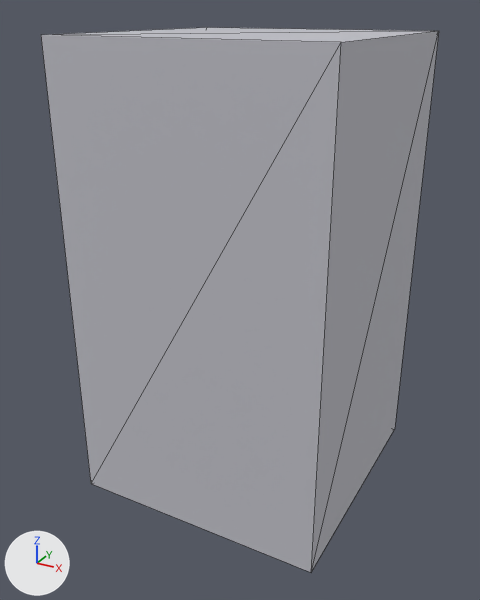
An edit to the glTF model public/engine-parts/mvp/v3-part-light-aufsatz-02.glb, drawn before and after from the same camera.
Before and after are seen from a camera (50 mm lens) standing at (0.453, -0.869, 0.381) and looking at (-0.01, -0.026, -0.04). The axes (+X, +Y, +Z) are drawn at lower left. The lights are the same throughout. The first picture is the older version. Mesh edges are drawn as thin lines.

The first picture shows 'light_aufsatz_02'.
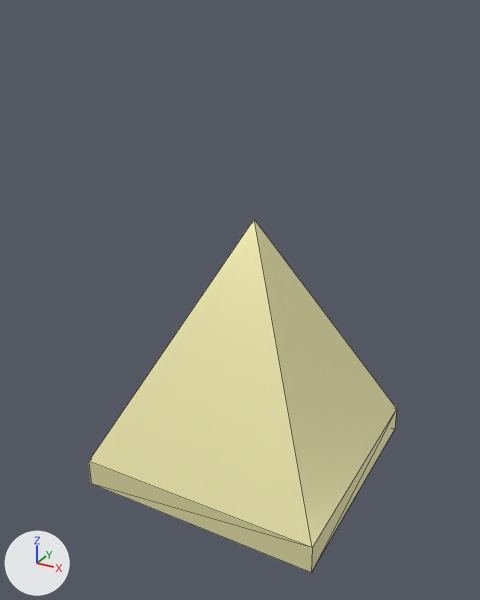
The newer file is also rescaled (x1.1), turned or shifted as a whole; pictures and numbers use the older file's frame.

Boxes (x1, y1, x2, y2) around the edits, measured in the pictures (480 x 600 px):
'light_aufsatz_02', recoloured, surface changed, reshaped (23% narrower, 35% shorter)
    before: (41, 27, 439, 572)
    after: (89, 220, 397, 572)

Edits to the bpy script that builds the scene:
```text
Change mat_light_aufsatz_02_meshmat:
    mat_light_aufsatz_02_meshmat.base_color: (0.55, 0.55, 0.6) -> (1.0, 0.95, 0.5)  # light grey #c4c4cb -> beige #fff9bc
    mat_light_aufsatz_02_meshmat.roughness: 0.85 -> 0.4
Change me_light_aufsatz_02_mesh:
    used by ob_light_aufsatz_02; location = (0.0, 0.0, 0.0)
    remove me_light_aufsatz_02_mesh.from_pydata(...)  # 8 vertices, 12 faces; spans x -0.2..0.2, y -0.2..0.2, z -0.35..0.35
    add me_light_aufsatz_02_mesh.from_pydata(...)  # 9 vertices, 14 faces; spans x -0.2..0.2, y -0.2..0.2, z -0.35..0.086
    me_light_aufsatz_02_mesh part 1
    4 vertices are removed from x -0.2..0.2, y -0.2..0.2, z 0.35
    12 faces are deleted
    5 vertices are added at (-0.2, 0.2, -0.305), (0.2, 0.2, -0.305), (0.2, -0.2, -0.305), (-0.2, -0.2, -0.305), (0.0, 0.0, 0.086)
    14 new faces join them
```
